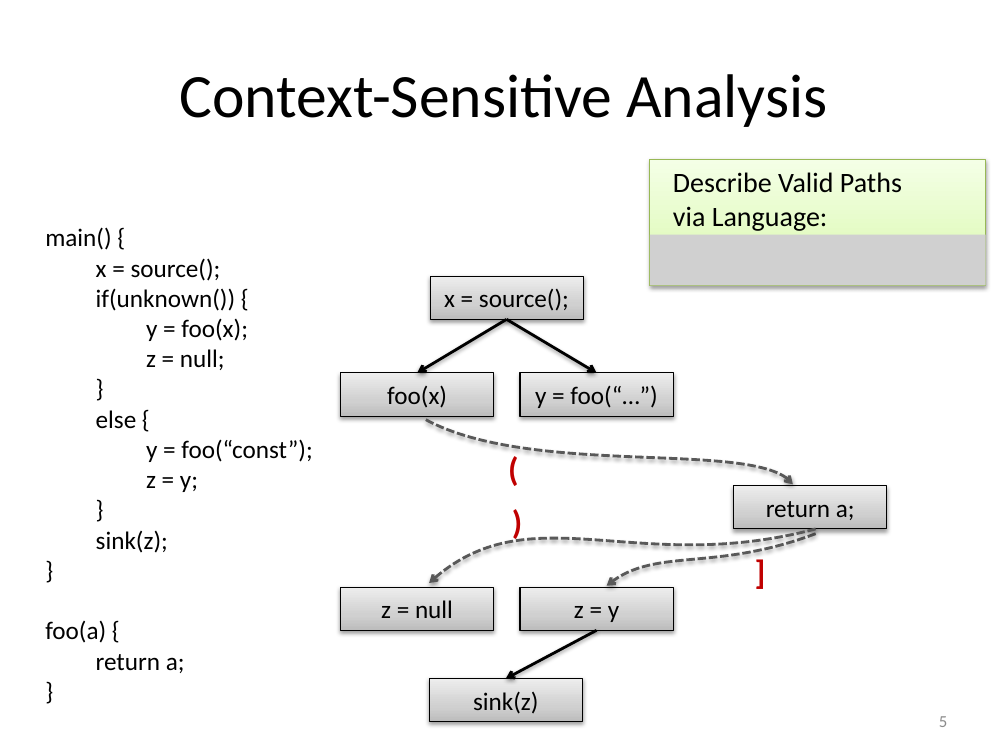
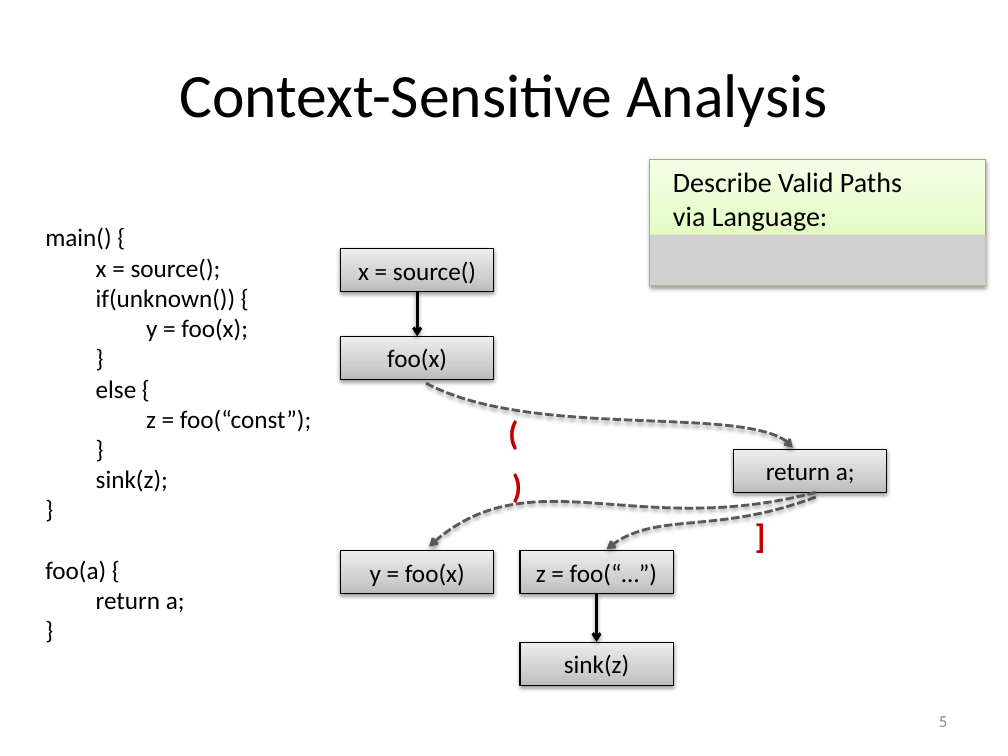
Before and after one commit to stg-tud/apsa, a slide deck: slide 5 of 2016/lecture/APSA-09-CFLRP-IDE.pptx. Drawn at 1008x756 pixels with LibreOffice and Linux fonts; fonts in the diff are those of the drawing; grey boxes stand for pictures. Boxes give left, top, right and bottom in pixels: in the first picture for what was removed or moved away, otherwise in the second. Text is boxed around its words. In the diff, an @@ line names an element or a change of style, - is before the commit and + after.

```diff
--- a/2016/lecture/APSA-09-CFLRP-IDE.pptx
+++ b/2016/lecture/APSA-09-CFLRP-IDE.pptx
@@ rectangle "x = source()": place and size @@
-rectangle "x = source()" at (430,276,584,320)
+rectangle "x = source()" at (341,248,494,291)
@@ text in rectangle at (358,262,476,284): text changed @@
-x = source();
+x = source()
@@ arrow moved from (507, 320) - (417, 373) to (417, 291) - (417, 337) @@
@@ arrow removed from (507, 320) to (597, 373) @@
@@ text at (146,349,225,370): paragraph removed @@
-z = null;
@@ rectangle removed at (520,373,673,416) @@
-y = foo(“…”)
@@ text at (146,409,311,432): text changed @@
-y = foo(“const”);
-z = y;
+z = foo(“const”);
@@ 4 rectangles, 3 freeform shapes, 3 texts: place and size @@
-4 rectangles, 3 freeform shapes, 3 texts at (341,373,887,630)
+4 rectangles, 3 freeform shapes, 3 texts at (341,337,887,594)
@@ text in rectangle at (370,564,465,586): text changed @@
-z = null
+y = foo(x)
@@ text in rectangle at (536,564,657,586): text changed @@
-z = y
+z = foo(“…”)
@@ arrow moved from (597, 630) - (506, 678) to (597, 594) - (597, 642) @@
@@ rectangle "sink(z)": place and size @@
-rectangle "sink(z)" at (429,678,583,722)
+rectangle "sink(z)" at (520,642,673,685)
```
Also in this commit, not shown: 6 other slides changed, 3 slides added, 1 other file.
